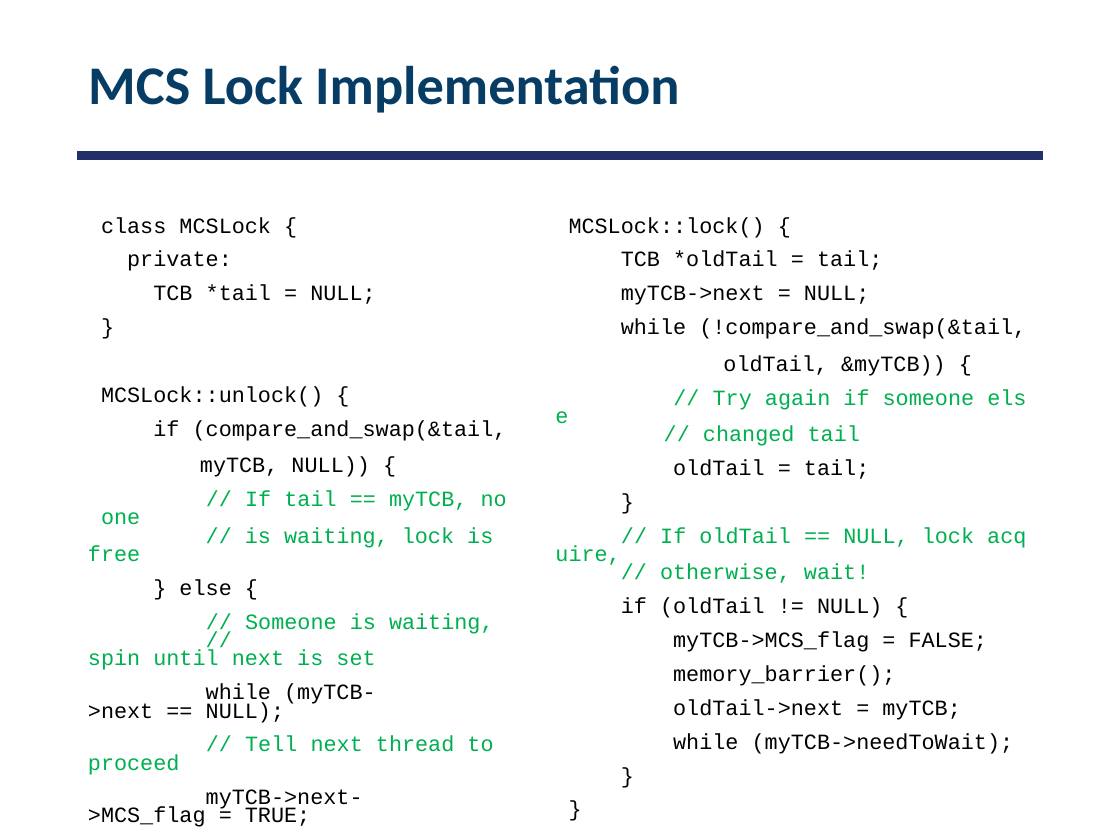
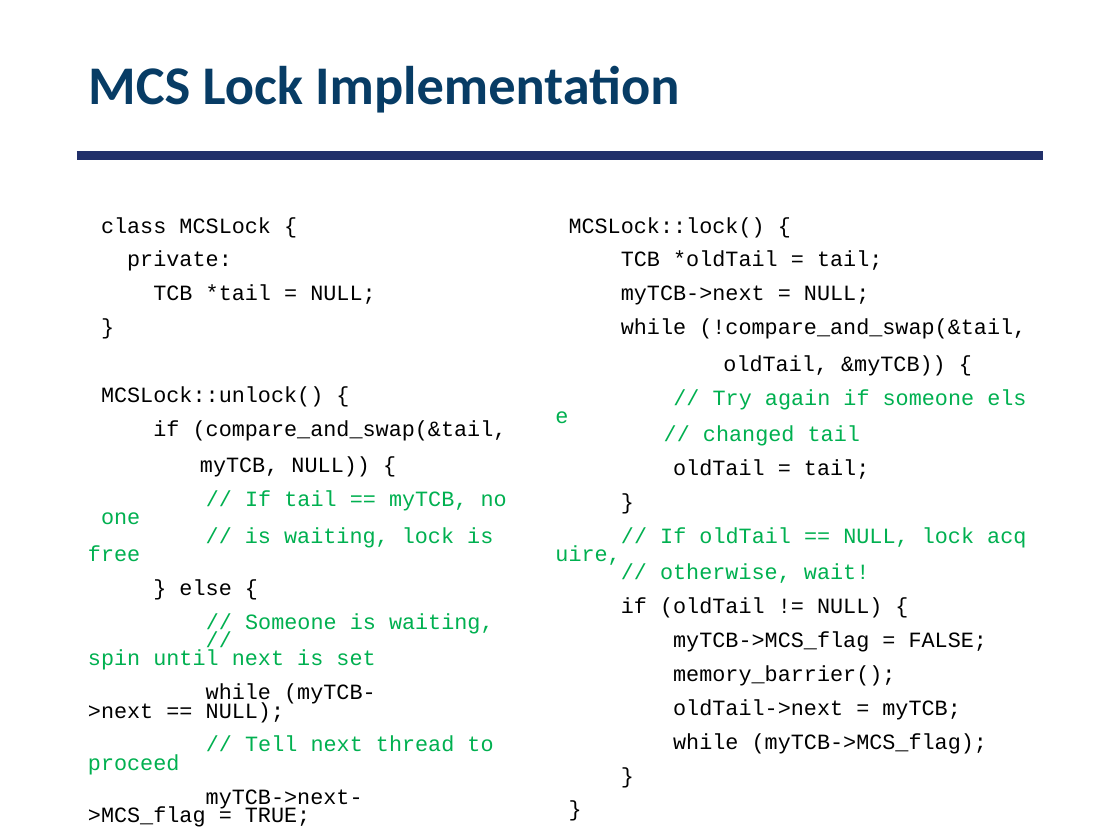
Before and after one commit to smajidzahedi/ECE350, a slide deck: slide 29 of Lectures/05-multiprocessor.pptx. Drawn at 1120x840 pixels with LibreOffice and Linux fonts; fonts in the diff are those of the drawing. Boxes give left, top, right and bottom in pixels: in the first picture for what was removed or moved away, otherwise in the second. Text is boxed around its words. In the diff, an @@ line names an element or a change of style, - is before the commit and + after.

Commit message:
fixed typo in MCS implementation

```diff
--- a/Lectures/05-multiprocessor.pptx
+++ b/Lectures/05-multiprocessor.pptx
@@ text at (673,733,987,754): text changed @@
-while (myTCB->needToWait);
+while (myTCB->MCS_flag);
```
Also in this commit, not shown: 1 other file.
